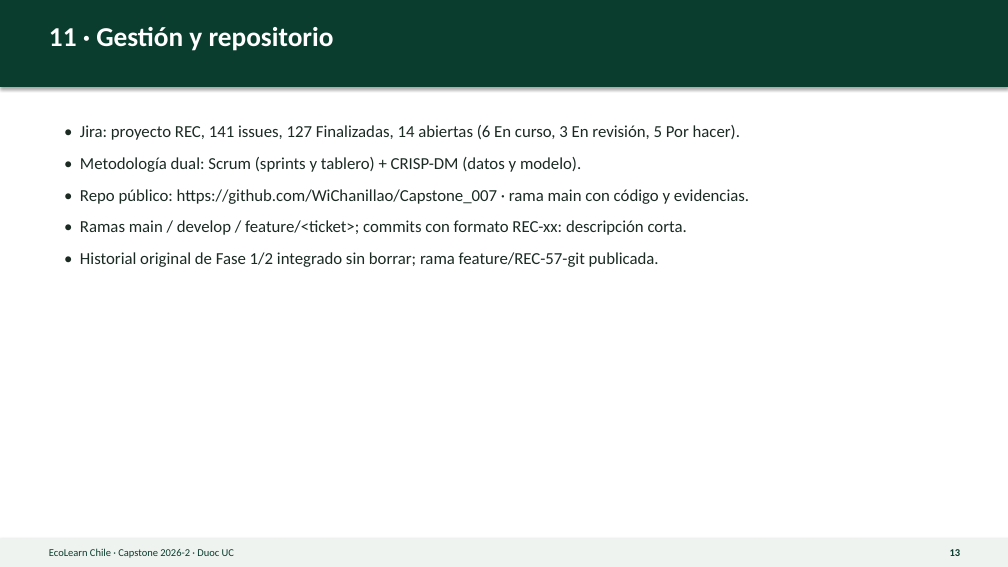
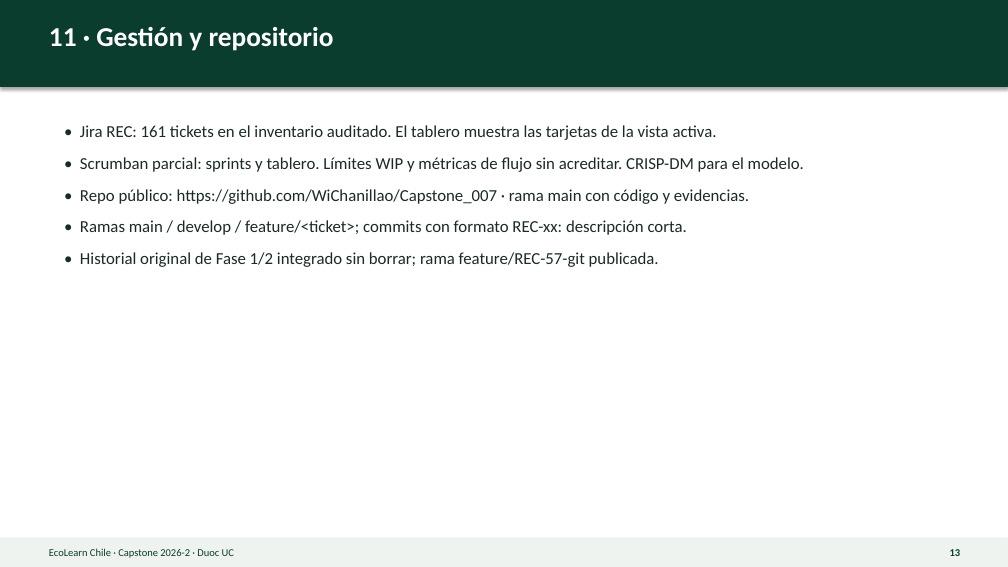
Before and after one commit to WiChanillao/Capstone_007, a slide deck: slide 13 of Fase 3/docs/presentacion/EcoLearn_Presentacion_Final_Fase3.pptx. Drawn at 1008x567 pixels with LibreOffice and Linux fonts; fonts in the diff are those of the drawing. Boxes give left, top, right and bottom in pixels: in the first picture for what was removed or moved away, otherwise in the second. Text is boxed around its words. In the diff, an @@ line names an element or a change of style, - is before the commit and + after.

```diff
--- a/Fase 3/docs/presentacion/EcoLearn_Presentacion_Final_Fase3.pptx
+++ b/Fase 3/docs/presentacion/EcoLearn_Presentacion_Final_Fase3.pptx
@@ text at [80, 125, 804, 172]: text changed @@
-• Jira: proyecto REC, 141 issues, 127 Finalizadas, 14 abiertas (6 En curso, 3 En revisión, 5 Por hacer).
-• Metodología dual: Scrum (sprints y tablero) + CRISP-DM (datos y modelo).
+• Jira REC: 161 tickets en el inventario auditado. El tablero muestra las tarjetas de la vista activa.
+• Scrumban parcial: sprints y tablero. Límites WIP y métricas de flujo sin acreditar. CRISP-DM para el modelo.
```
Also in this commit, not shown: 6 other slides changed, 18 other files.
